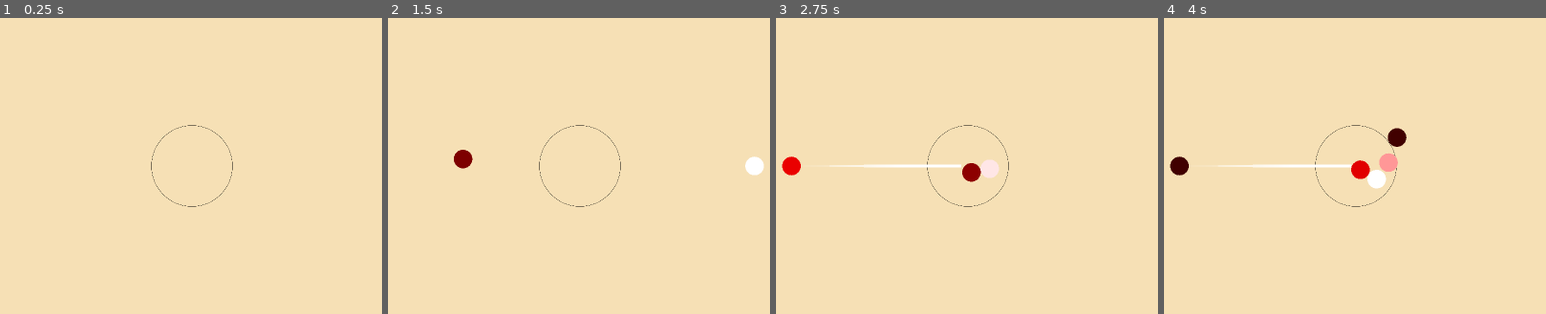
Above: before the commit, frames 1-4 (left to right).
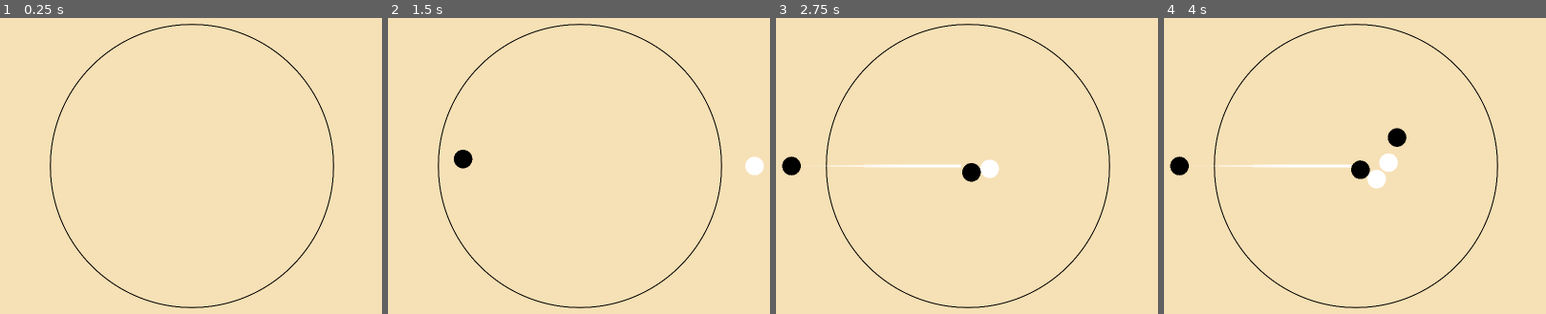
Above: after the commit, the same moments.

Repository: aeriab/Orbital_Go
Game: Godot game, scene res://game/game.tscn
Same seed, same stepped clock (60 frames per second), same inputs: the game is played once before the commit and once after it.
Inputs (mouse positions are in pixels of both pictures, inside the frame that each line leads up to):
- Up to frame 1 (0.25 s): no input
- Up to frame 2 (1.5 s): tap Enter at 0.5 s; move the mouse to (747, 145) at 0.52 s; press the mouse at (747, 145) at 0.53 s; tap Space at 1.25 s; move the mouse to (426, 186) at 1.27 s; release the mouse at (426, 186) at 1.28 s; click (426, 186) at 1.35 s
- Up to frame 3 (2.75 s): move the mouse to (1043, 71) at 2.02 s; press the mouse at (1043, 71) at 2.03 s
- Up to frame 4 (4 s): move the mouse to (1316, 251) at 2.77 s; release the mouse at (1316, 251) at 2.78 s; click (1316, 251) at 2.85 s; move the mouse to (outside the picture) at 3.52 s; press the mouse at (outside the picture) at 3.53 s

The runs differ from the first frame. In frame 1, 1.5% of the frame differs, in the area x 13-88%, y 1-99%; in frame 2, 1.7%; in frame 3, 2.2%; in frame 4, 2.5%, in the area x 1-88%, y 1-99%.

Commit message:
Satisfied with the low tech red indicator

Diff:
--- a/autoloads/Global.gd
+++ b/autoloads/Global.gd
@@ -4,4 +4,4 @@
 
 var gravity: float = 9.8
 
-var finish_radius: float = 100.0
+var finish_radius: float = 350.0
--- a/stone/Stone.gd
+++ b/stone/Stone.gd
@@ -18,9 +18,13 @@
 @export var finish_time_limit: float = 3.0
 @export var finish_rate: float = 1.0
 
+@export var spawn_immunity_time: float = 3.0
+var is_immune: bool = true
+
 var _finish_counter: float = 0.0
 
 func _ready():
+
 	if (Global.is_black_turn):
 		polygon_2d.self_modulate = p1_color
 		team = "White"
@@ -36,10 +40,16 @@
 	StoneManager.register_stone(self)
 
 func _physics_process(delta: float) -> void:
-	_update_finish_counter(delta)
 
 	if not freeze:
 		apply_central_force(stone_acceleration(global_position))
+
+		if (is_immune):
+			spawn_immunity_time = spawn_immunity_time - delta
+			if spawn_immunity_time <= 0.0:
+				is_immune = false
+		else:
+			_update_finish_counter(delta)
 
 
 func stone_acceleration(pos: Vector2) -> Vector2:
@@ -68,15 +78,20 @@
 # a timer starts. If it stays out for finish_time_limit seconds,
 # the game ends. The stone pulses increasingly red as a warning.
 func _update_finish_counter(delta: float) -> void:
+
 	if (global_position.length() <= Global.finish_radius):
+		# Decrease _finish_counter, inside of zone
 		_finish_counter = max(_finish_counter - finish_rate * delta, 0)
 	else:
+		# Increase _finish_counter, outside of zone
 		_finish_counter = min(_finish_counter + finish_rate * delta, finish_time_limit)
 
 	var _finish_magnitude: float = _finish_counter / finish_time_limit
-	var swell: float = 0.5 + ((-0.5) * cos(15 * PI * _finish_magnitude * _finish_magnitude))
-
-	red_indicator_polygon_2d.color.a = swell
+	red_indicator_polygon_2d.color.a = _finish_magnitude
+	#var _finish_magnitude: float = _finish_counter / finish_time_limit
+	#var swell: float = 0.5 + ((-0.5) * cos(15 * PI * _finish_magnitude * _finish_magnitude))
+	#
+	#red_indicator_polygon_2d.color.a = swell
 
 	if _finish_counter >= finish_time_limit:
 		print("GAME OVER!!!!")
